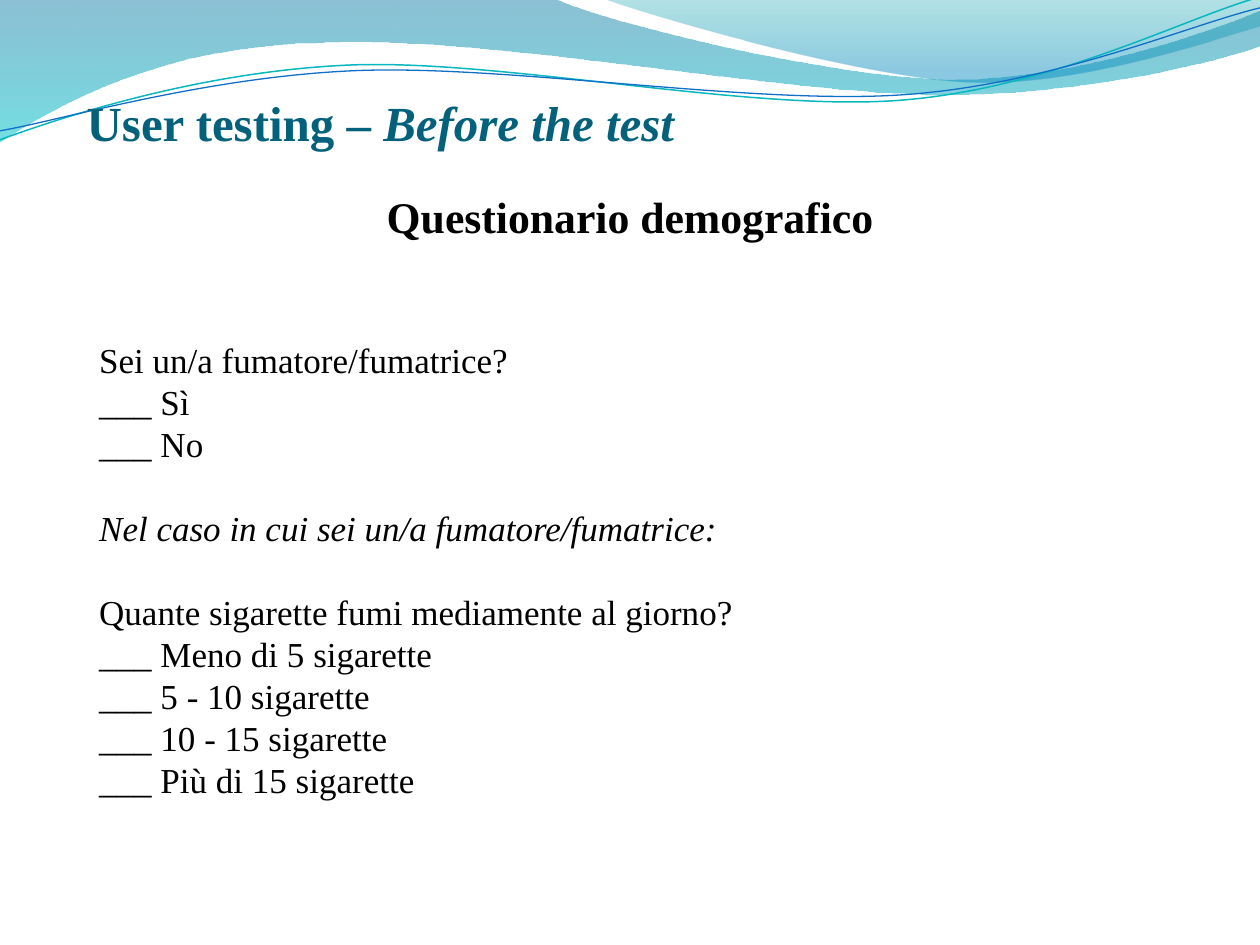
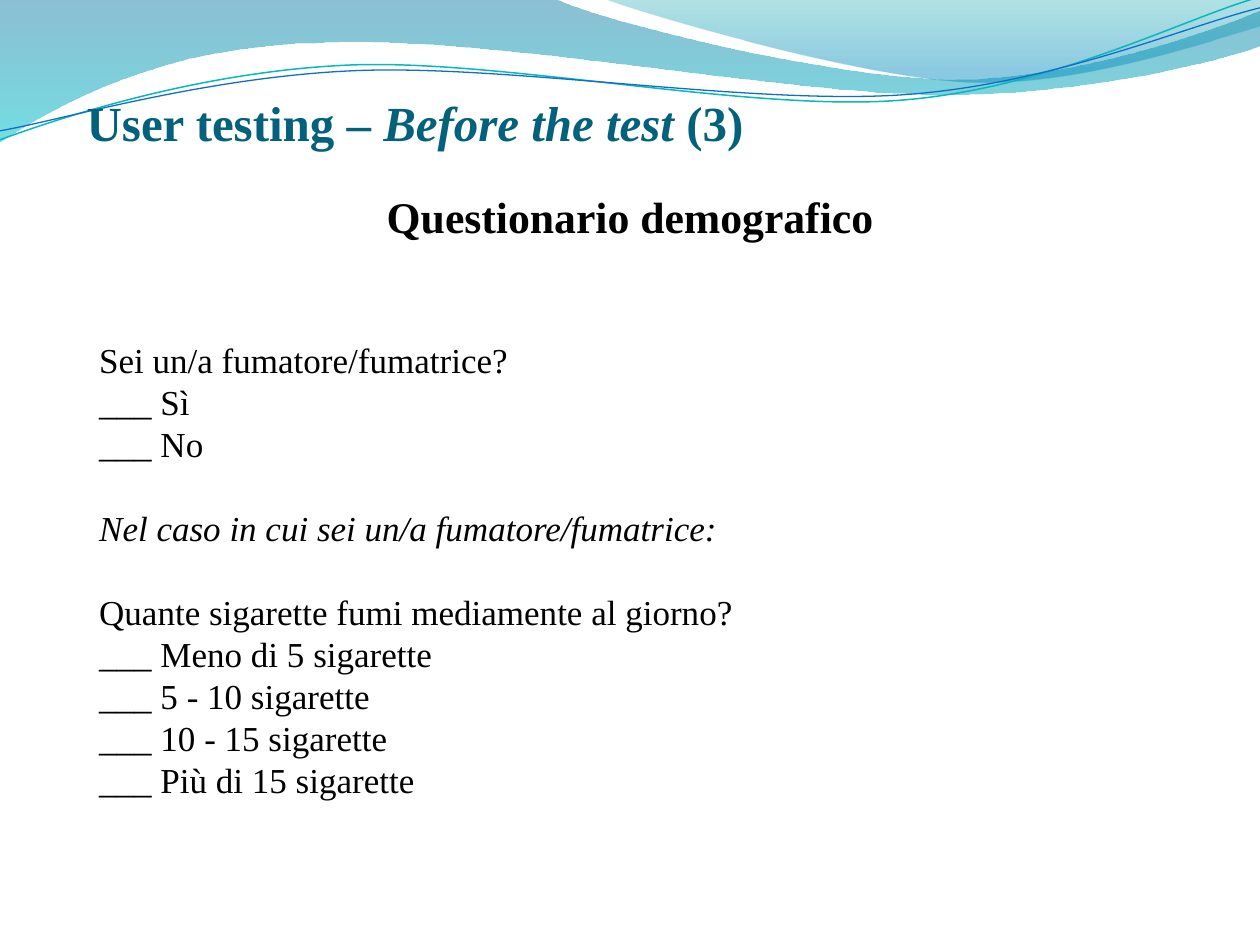
Before and after one commit to giusmastro91/Cognitive-systems, a slide deck: slide 21 of Prova_6/Leone_Mastrosimone_PresentazioneProgetto.pptx. Drawn at 1260x945 pixels with LibreOffice and Linux fonts; fonts in the diff are those of the drawing; background and template pictures are left out. Boxes give left, top, right and bottom in pixels: in the first picture for what was removed or moved away, otherwise in the second. Text is boxed around its words. In the diff, an @@ line names an element or a change of style, - is before the commit and + after.

```diff
--- a/Prova_6/Leone_Mastrosimone_PresentazioneProgetto.pptx
+++ b/Prova_6/Leone_Mastrosimone_PresentazioneProgetto.pptx
@@ title at (87,103,743,151): text changed; italic off @@
-User testing – Before the test
+User testing – Before the test (3)
```
Also in this commit, not shown: 21 other slides changed.
